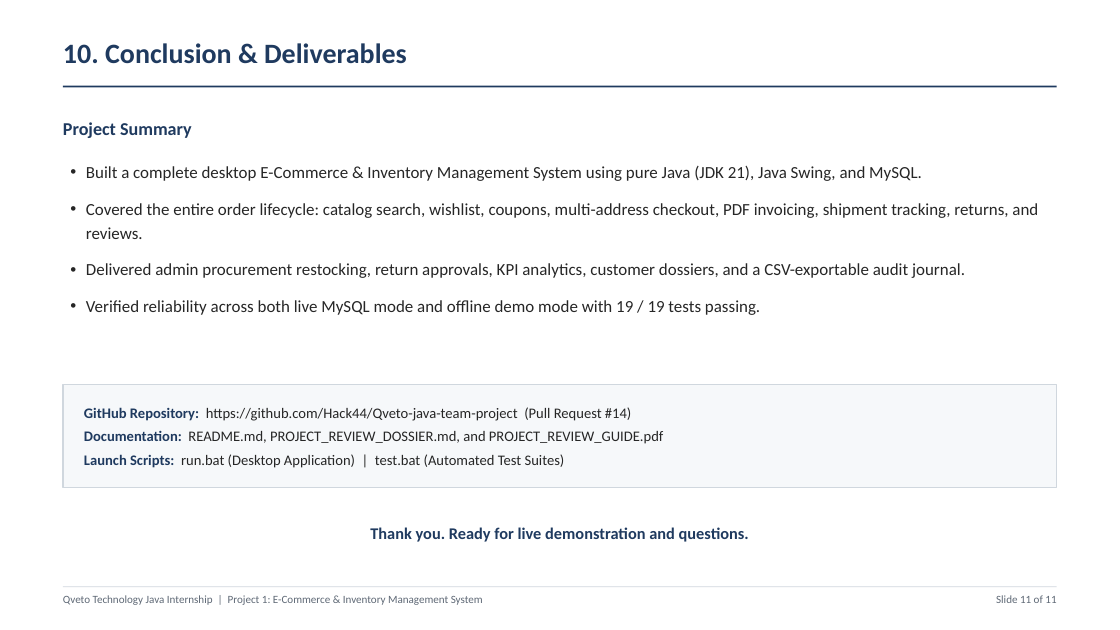
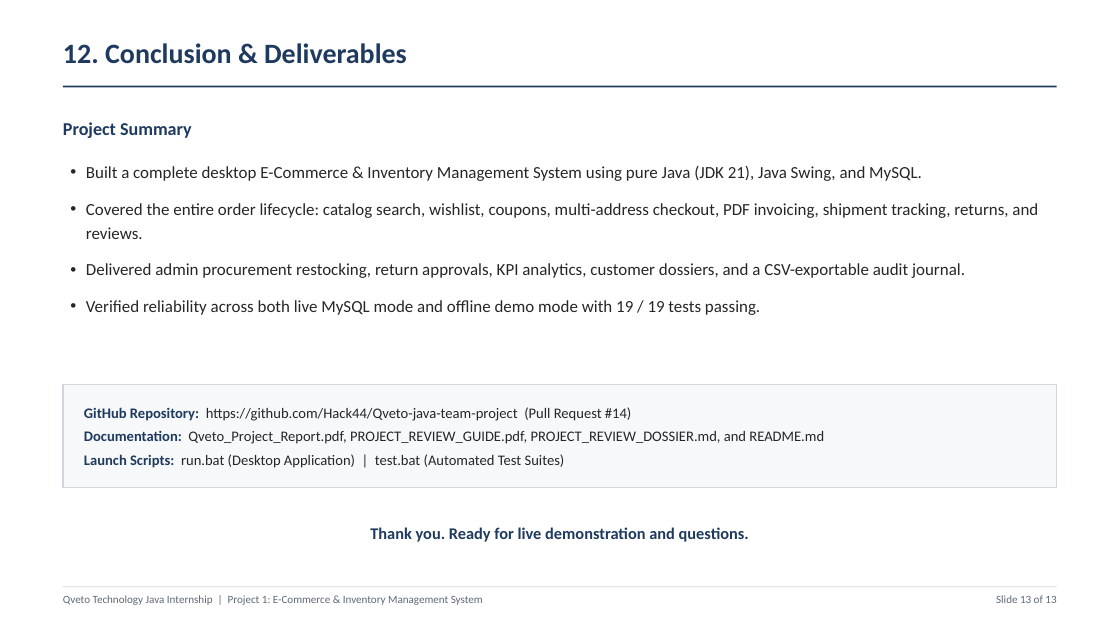
Before and after one commit to Hack44/Qveto-java-team-project, a slide deck: slide 13 of Qveto_Project_Presentation.pptx (slide 11 before the commit). Drawn at 1120x630 pixels with LibreOffice and Linux fonts; fonts in the diff are those of the drawing. Boxes give left, top, right and bottom in pixels: in the first picture for what was removed or moved away, otherwise in the second. Text is boxed around its words. In the diff, an @@ line names an element or a change of style, - is before the commit and + after.

Commit message:
docs: embed live application screenshots in report and presentation

```diff
--- a/Qveto_Project_Presentation.pptx
+++ b/Qveto_Project_Presentation.pptx
@@ text at (x1=63, y1=43, x2=407, y2=64): text changed @@
-10. Conclusion & Deliverables
+12. Conclusion & Deliverables
@@ text at (x1=84, y1=431, x2=824, y2=444): text changed @@
-Documentation: README.md, PROJECT_REVIEW_DOSSIER.md, and PROJECT_REVIEW_GUIDE.pdf
+Documentation: Qveto_Project_Report.pdf, PROJECT_REVIEW_GUIDE.pdf, PROJECT_REVIEW_DOSSIER.md, and README.md
@@ text at (x1=996, y1=595, x2=1056, y2=603): text changed @@
-Slide 11 of 11
+Slide 13 of 13
```
Also in this commit, not shown: 9 other slides changed, 2 slides added, 2 other files.
